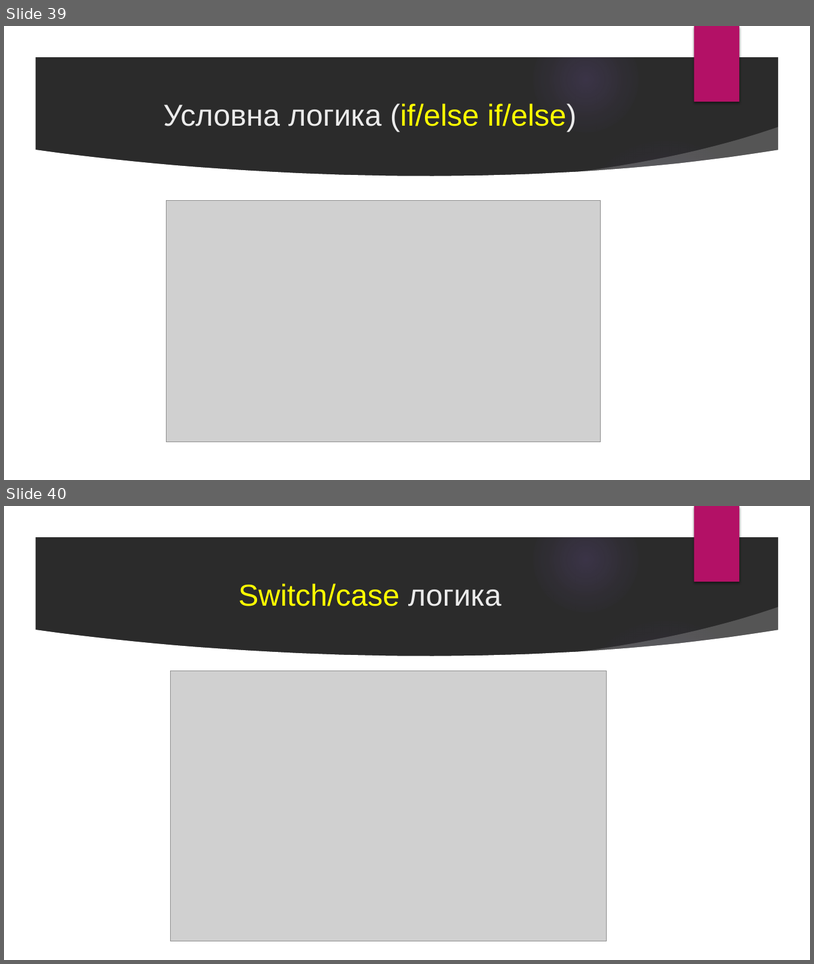
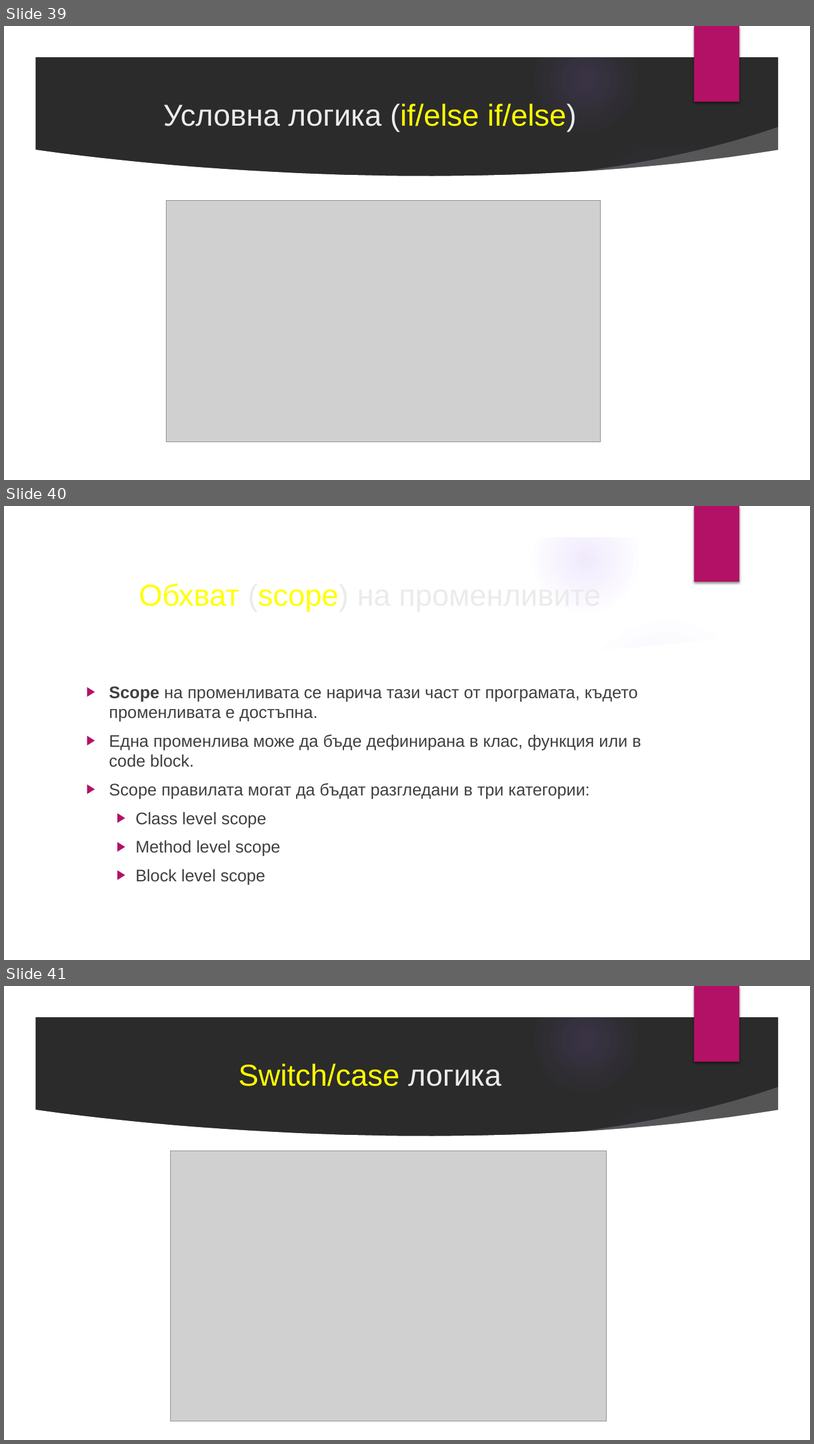
Before and after one commit to velizar92/CSharp-Programming-Presentations, a slide deck: C# Basics.pptx. Shown one above the other, each under a label of ours: slides 39 and 40 before the commit, slides 39, 40 and 41 after it. The pictures are 814x964 and 814x1444 pixels, drawn with LibreOffice and Linux fonts; fonts in the diff are those of the drawing; grey boxes stand for pictures; background and template pictures are left out; a plain dark background stands for a picture behind light text. Boxes give left, top, right and bottom in pixels: in the first picture for what was removed or moved away, otherwise in the second. Text is boxed around its words. In the diff, an @@ line names an element or a change of style, - is before the commit and + after.

```diff
--- a/C# Basics.pptx
+++ b/C# Basics.pptx
@@ slide 40 added at (4, 506, 810, 960), background picture (left out); not listed: 9 template elements that a slide beside it also shows @@
@@ title added at (139, 583, 349, 612), 36 pt, text #EBEBEB @@
+Обхват (scope) на променливите
@@ text added at (109, 686, 642, 884), 20 pt, text #404040 @@
+▶ Scope на променливата се нарича тази част от програмата, където променливата е достъпна.
+▶ Една променлива може да бъде дефинирана в клас, функция или в code block.
+▶ Scope правилата могат да бъдат разгледани в три категории:
+  ▶ Class level scope
+  ▶ Method level scope
+  ▶ Block level scope
@@ what was slide 40 is now slide 41 @@
```
Also in this commit, not shown: 4 slides changed, 2 other slides added.
